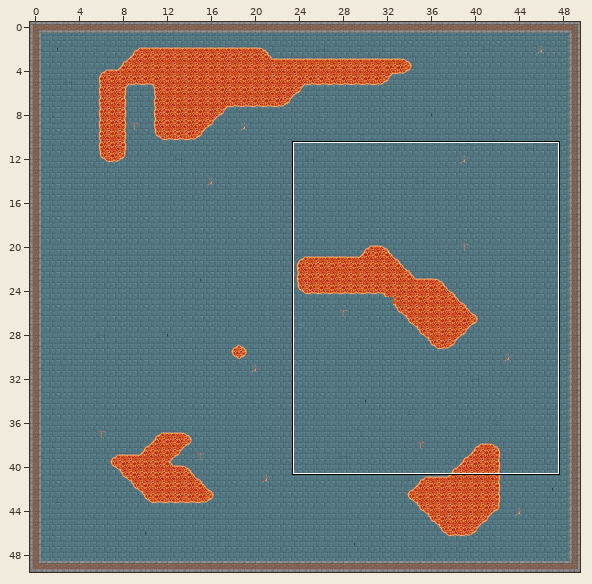
One commit to this Tiled map: Assessment 3/Levels/level1 50x50.tmx. Above, an overview of the earlier version with the close-up marked.
Close-up. The starting point:
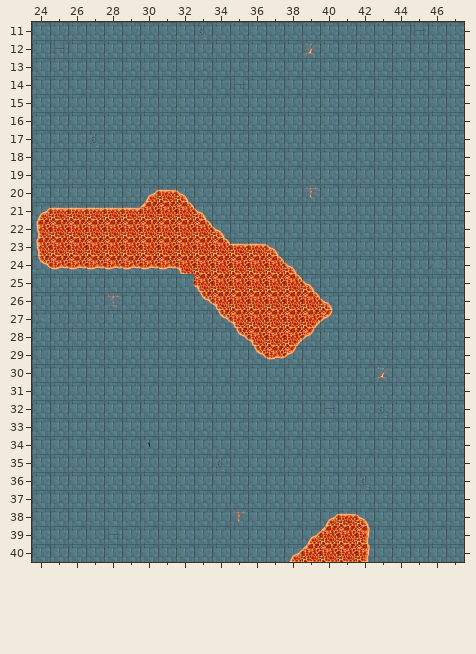
Cells are 64x64 px. Shown: x 24..47, y 11..40. The commit also changed other parts of the map, which this record leaves out.
Now the later version:
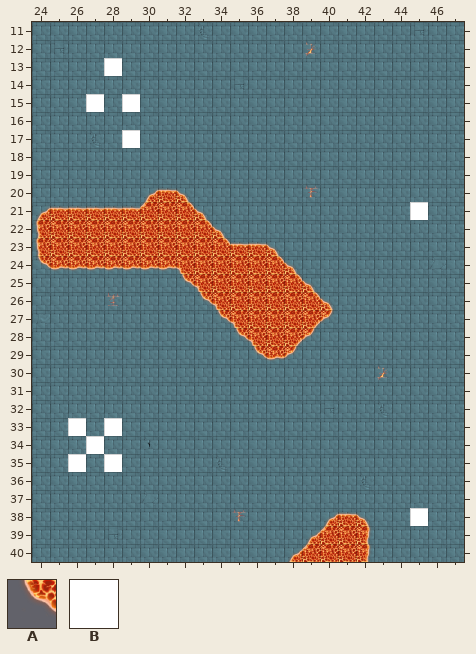
Key: from "All Tiles": A 44, B 64.
_ is an empty cell, . an unchanged one.
Tiles of an added or newly shown layer are drawn over the layers below it.
The edit:
--- layer "Walls"
@@ x 32..32 @@
-25 _
+25 A
--- layer "Enemy" (added)
@@ x 28..28 @@
-13 _
+13 B
@@ x 27..29 @@
-15 _._
+15 B.B
@@ x 29..29 @@
-17 _
+17 B
@@ x 45..45 @@
-21 _
+21 B
@@ x 26..28 @@
-33 _._
-34 ._.
-35 _._
+33 B.B
+34 .B.
+35 B.B
@@ x 45..45 @@
-38 _
+38 B
